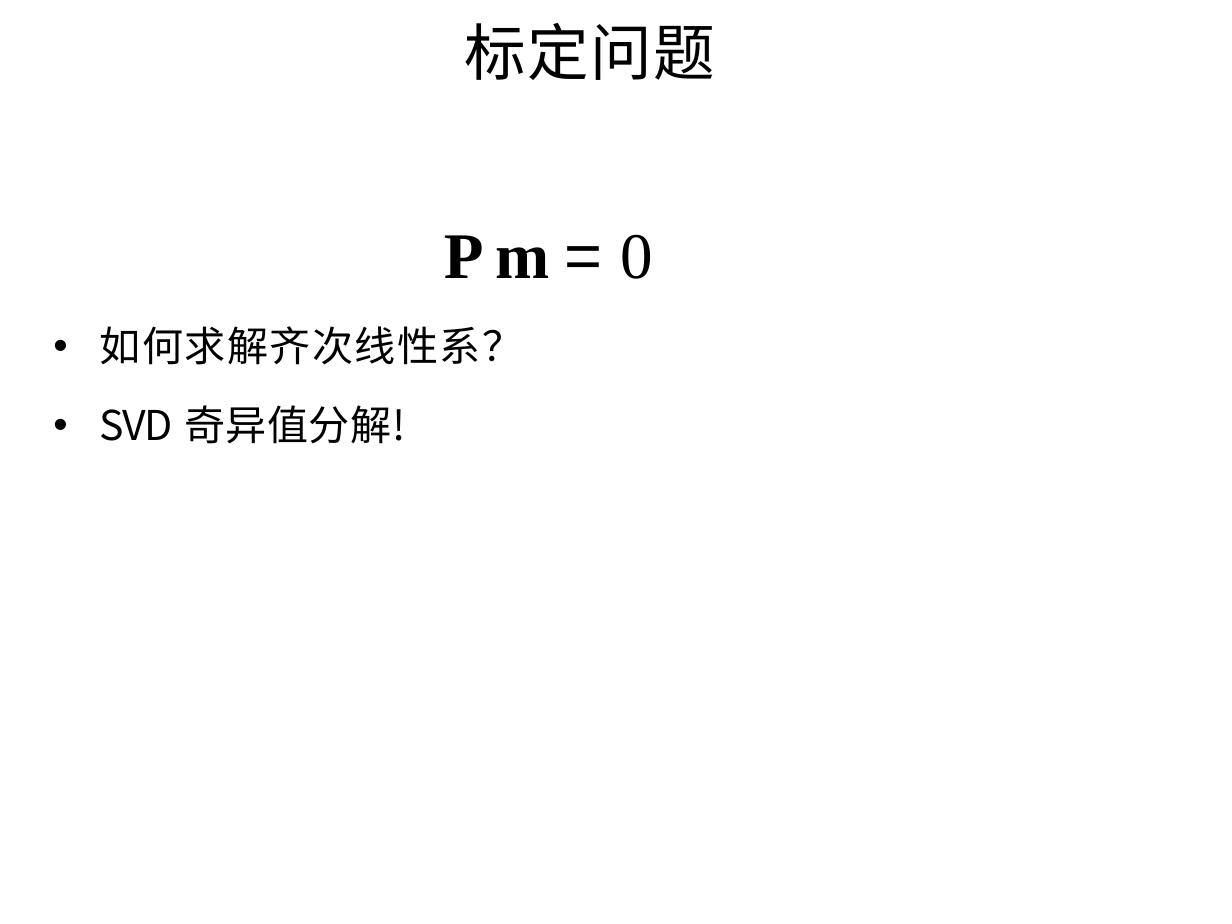
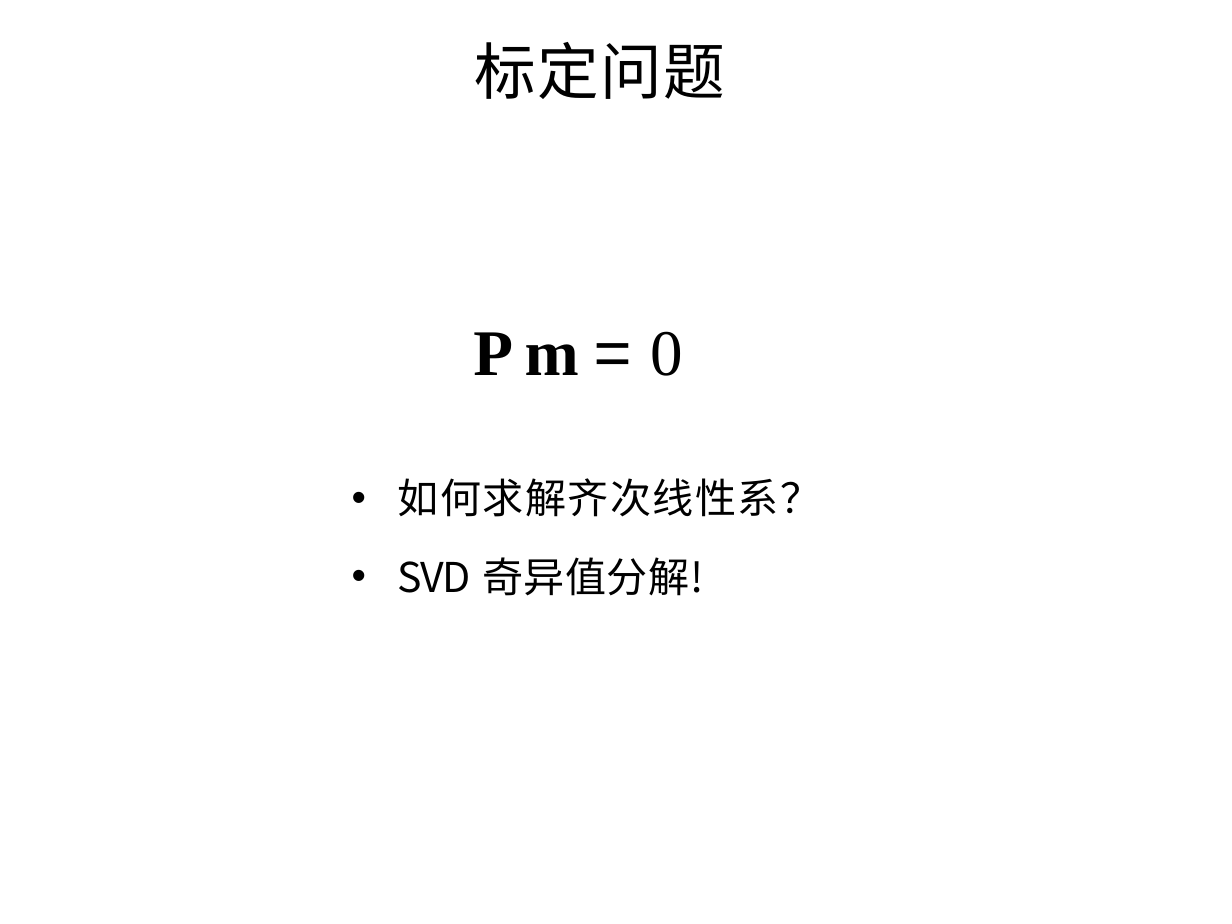
Before and after one commit to evenhax/translation_and_refining_for_cs231a, a slide deck: slide 31 of PPT231a_trans_and_refine/中文矫正版/lecture3_camera_calibration - 副本.pptx. Drawn at 1232x924 pixels with LibreOffice and Linux fonts; fonts in the diff are those of the drawing. Boxes give left, top, right and bottom in pixels: in the first picture for what was removed or moved away, otherwise in the second. Text is boxed around its words. In the diff, an @@ line names an element or a change of style, - is before the commit and + after.

```diff
--- a/PPT231a_trans_and_refine/中文矫正版/lecture3_camera_calibration - 副本.pptx
+++ b/PPT231a_trans_and_refine/中文矫正版/lecture3_camera_calibration - 副本.pptx
@@ title "标定问题": place and size @@
-title "标定问题" at [465,23,715,80]
+title "标定问题" at [475,42,725,99]
@@ text "P m = 0": place and size @@
-text "P m = 0" at [100,234,654,444]
+text "P m = 0" at [473,331,683,376]
@@ text at [100,326,524,444]: paragraphs removed @@
-• 如何求解齐次线性系？
-• SVD 奇异值分解!
@@ text added at [398,478,822,596], 24 pt, text #000000 @@
+• 如何求解齐次线性系？
+• SVD 奇异值分解!
```
Also in this commit, not shown: 17 other slides changed, 1 slide added, 1 slide removed, 5 other files.
